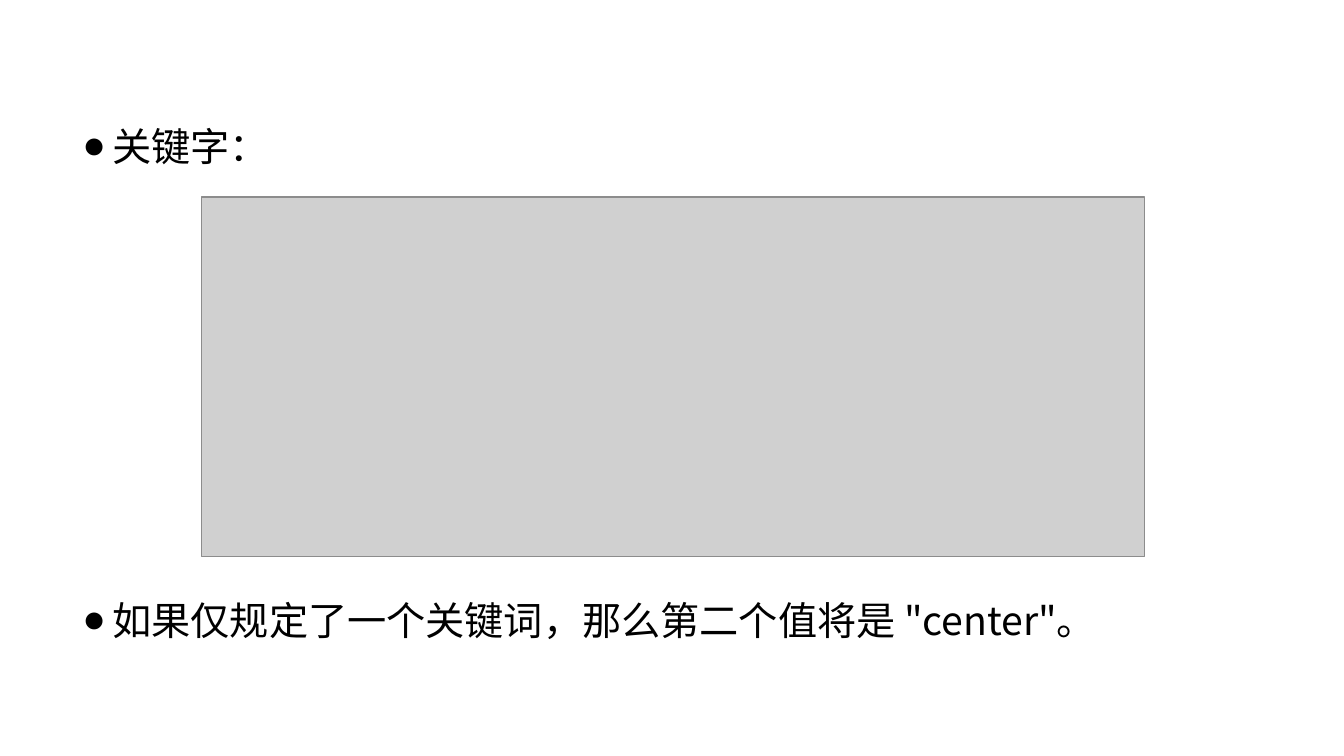
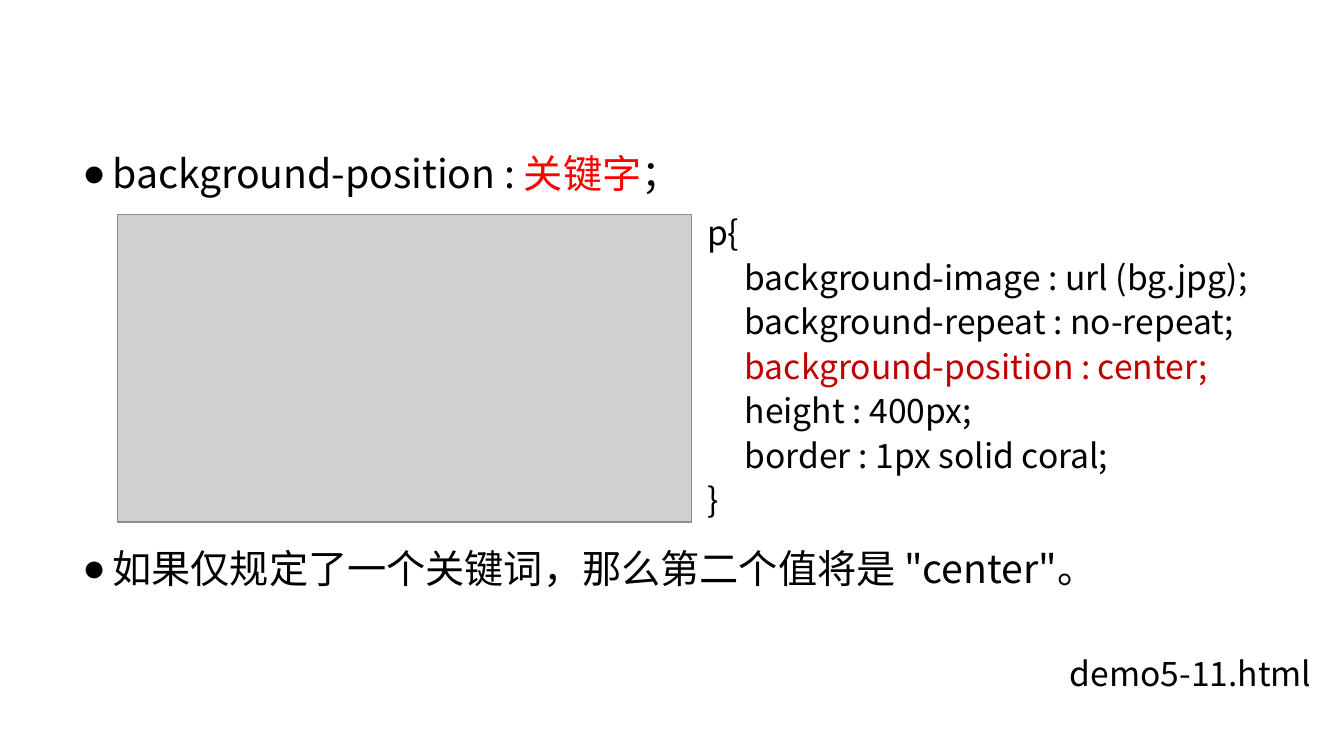
Before and after one commit to liujinmenghaoren/course-web1, a slide deck: slide 41 of materials/slides/ch05-cssStyle.pptx (slide 44 before the commit). Drawn at 1344x756 pixels with LibreOffice and Linux fonts; fonts in the diff are those of the drawing; grey boxes stand for pictures; background and template pictures are left out. Boxes give left, top, right and bottom in pixels: in the first picture for what was removed or moved away, otherwise in the second. Text is boxed around its words. In the diff, an @@ line names an element or a change of style, - is before the commit and + after.

```diff
--- a/materials/slides/ch05-cssStyle.pptx
+++ b/materials/slides/ch05-cssStyle.pptx
@@ text "background-position : 关键字；": place and size @@
-text "background-position : 关键字；" at <box>112,128,1096,639</box>
+text "background-position : 关键字；" at <box>112,155,1096,587</box>
@@ text at <box>112,155,681,198</box>: text changed @@
-● 关键字：
+● background-position : 关键字；
@@ picture removed at <box>202,197,1144,557</box> @@
@@ picture added at <box>117,215,691,522</box> @@
@@ text added at <box>707,218,1248,476</box>, 24 pt, text #000000 @@
+p{
+background-image : url (bg.jpg);
+background-repeat : no-repeat;
+background-position : center;
+height : 400px;
+border : 1px solid coral;
+}
@@ title at <box>112,550,895,587</box>: text changed @@
-背景图像定位
+背景定位
@@ text added at <box>1070,659,1312,687</box>, 24 pt, text #000000 @@
+demo5-11.html
```
Also in this commit, not shown: 46 other slides changed, 3 slides added, 8 slides removed, 31 other files.
